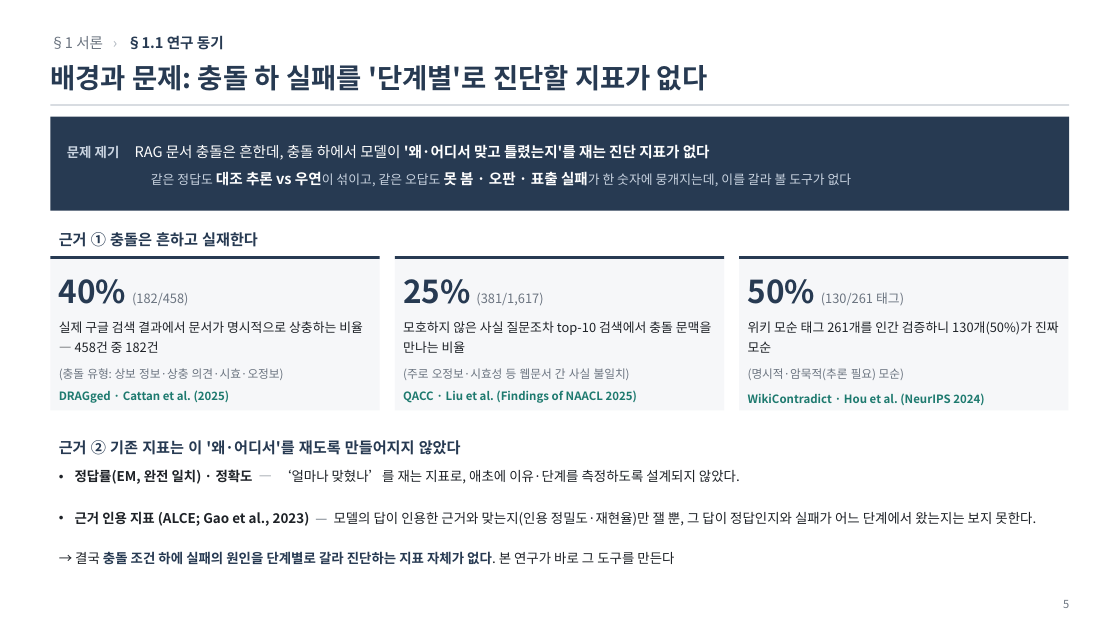
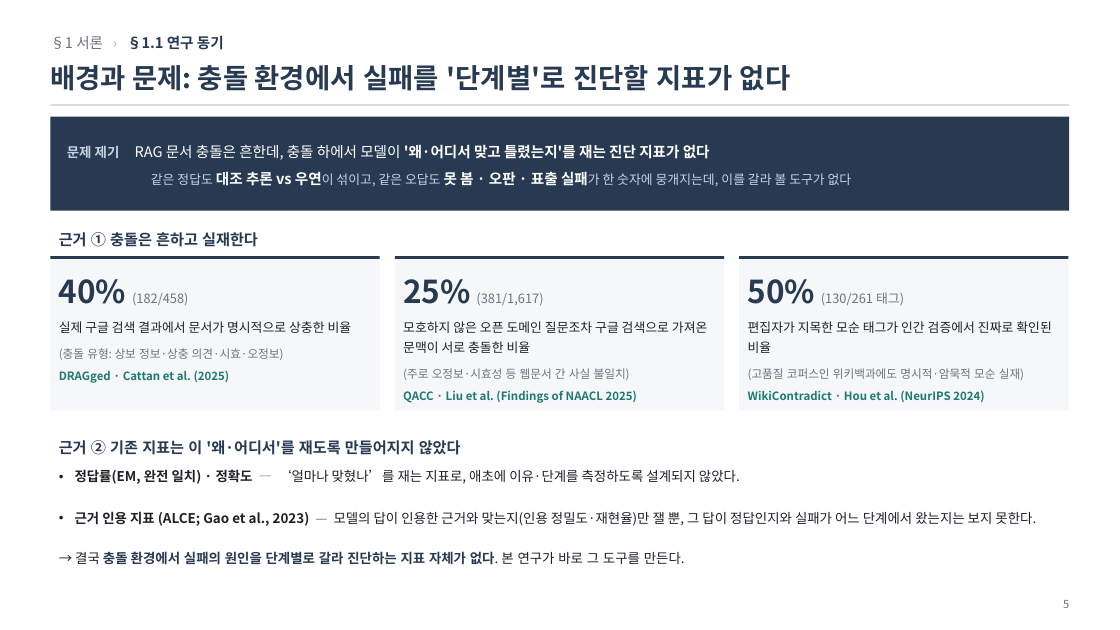
Before and after one commit to jin-ryu/thinkconflict, a slide deck: slide 5 of docs/ThinkConflict_연구보고.pptx. Drawn at 1120x630 pixels with LibreOffice and Linux fonts; fonts in the diff are those of the drawing. Boxes give left, top, right and bottom in pixels: in the first picture for what was removed or moved away, otherwise in the second. Text is boxed around its words. In the diff, an @@ line names an element or a change of style, - is before the commit and + after.

```diff
--- a/docs/ThinkConflict_연구보고.pptx
+++ b/docs/ThinkConflict_연구보고.pptx
@@ text at (50,65,790,91): text changed @@
-배경과 문제: 충돌 하 실패를 '단계별'로 진단할 지표가 없다
+배경과 문제: 충돌 환경에서 실패를 '단계별'로 진단할 지표가 없다
@@ text in rectangle at (59,321,352,333): text changed @@
-실제 구글 검색 결과에서 문서가 명시적으로 상충하는 비율 — 458건 중 182건
+실제 구글 검색 결과에서 문서가 명시적으로 상충한 비율
@@ text in rectangle at (403,321,707,353): text changed @@
-모호하지 않은 사실 질문조차 top-10 검색에서 충돌 문맥을 만나는 비율
+모호하지 않은 오픈 도메인 질문조차 구글 검색으로 가져온 문맥이 서로 충돌한 비율
@@ text in rectangle at (748,321,1051,380): text changed @@
-위키 모순 태그 261개를 인간 검증하니 130개(50%)가 진짜 모순
-(명시적·암묵적(추론 필요) 모순)
+편집자가 지목한 모순 태그가 인간 검증에서 진짜로 확인된 비율
+(고품질 코퍼스인 위키백과에도 명시적·암묵적 모순 실재)
@@ text in rectangle at (748,390,984,402): line spacing 1.3 to 1.1; less space between paragraphs @@
@@ text at (75,551,685,565): text changed @@
-→ 결국 충돌 조건 하에 실패의 원인을 단계별로 갈라 진단하는 지표 자체가 없다. 본 연구가 바로 그 도구를 만든다
+→ 결국 충돌 환경에서 실패의 원인을 단계별로 갈라 진단하는 지표 자체가 없다. 본 연구가 바로 그 도구를 만든다.
```
Also in this commit, not shown: 17 other slides changed, 2 slides removed, 3 other files.
